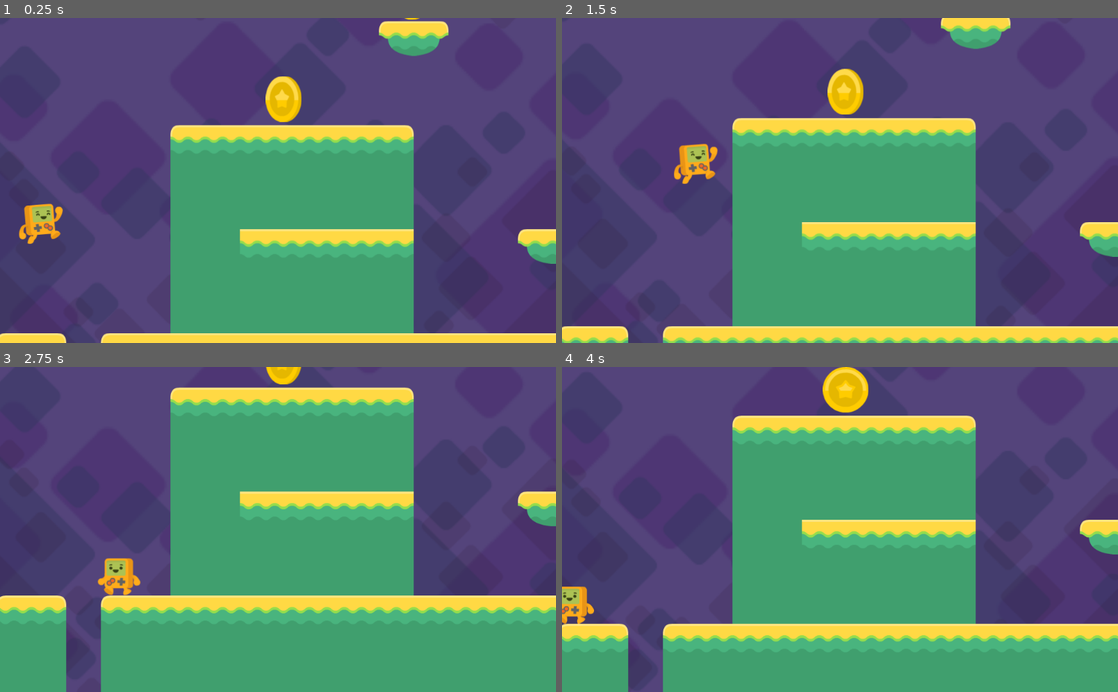
Above: before the commit, frames 1-4 (two rows, left to right).
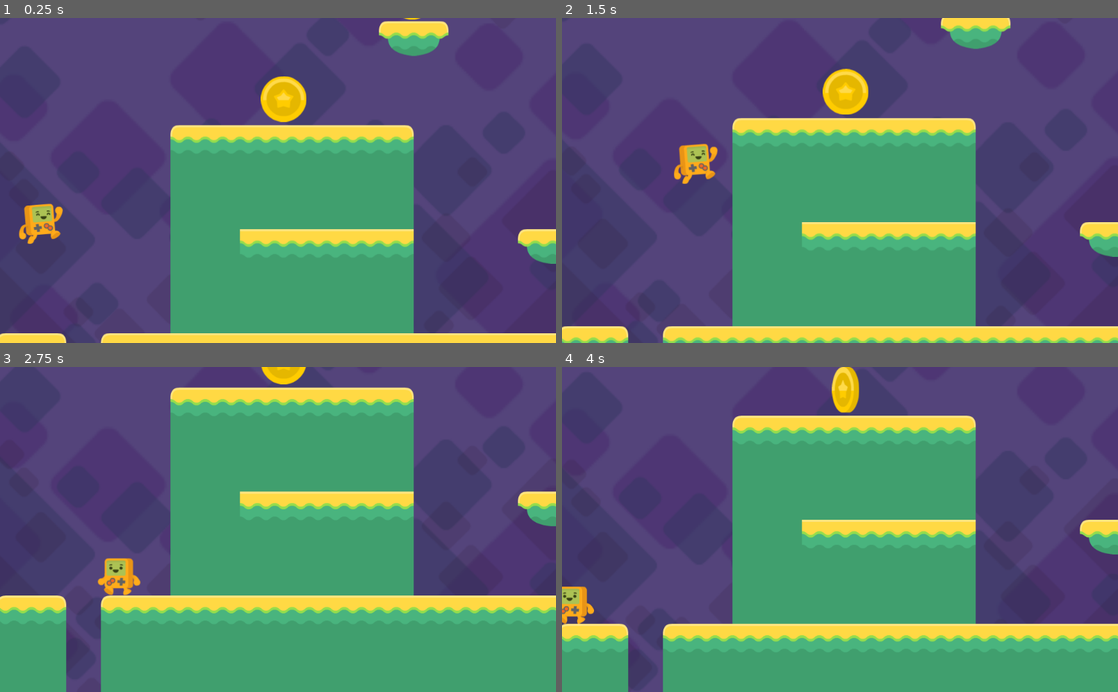
Above: after the commit, the same moments.

Repository: dpensky/godot-platformer-tutorial
Game: Godot game, scene res://Level1.tscn
Same seed, same stepped clock (60 frames per second), same inputs: the game is played once before the commit and once after it.
Inputs:
- Up to frame 1 (0.25 s): no input
- Up to frame 2 (1.5 s): hold Right (right) from 0.53 s (still down); tap Space (jump) at 0.77 s
- Up to frame 3 (2.75 s): tap Space (jump) at 1.52 s; release Right (right) at 2.03 s; hold Left (left) from 2.03 s (still down)
- Up to frame 4 (4 s): keep holding Left (left); tap Space (jump) at 3.02, 3.77 s

The runs differ from the first frame. In frame 1, 0.4% of the frame differs, in the area x 46-76%, y 0-33%; in frame 2, 0.4%; in frame 3, 0.1%; in frame 4, 0.6%, in the area x 46-56%, y 0-15%.

Commit message:
Part 11 (Coin BOUNCE Animation! + Counting Coins to Win)

Diff:
--- a/Player.gd
+++ b/Player.gd
@@ -1,5 +1,6 @@
 extends KinematicBody2D
 
+var coins = 0
 var velocity = Vector2(0,0)
 
 const SPEED = 180
@@ -34,3 +35,10 @@
 
 func _on_Fall_Zone_body_entered(body):
 	get_tree().change_scene("res://Level1.tscn")
+
+
+func add_coin():
+	coins += 1
+	if coins == 3:
+		print_debug("You win!")
+		get_tree().change_scene("res://Level1.tscn")
--- a/coin.gd
+++ b/coin.gd
@@ -6,4 +6,10 @@
 
 
 func _on_coin_body_entered(body):
+	$CollisionShape2D.disabled = true  # dont colide twice
+	$AnimationPlayer.play("bounce")
+	body.add_coin()
+
+
+func _on_AnimationPlayer_animation_finished(anim_name):
 	queue_free()
--- a/coin.tscn
+++ b/coin.tscn
@@ -16,6 +16,23 @@
 [sub_resource type="CircleShape2D" id=2]
 radius = 42.5127
 
+[sub_resource type="Animation" id=3]
+resource_name = "bounce"
+length = 0.4
+step = 0.05
+tracks/0/type = "value"
+tracks/0/path = NodePath("AnimatedSprite:position")
+tracks/0/interp = 1
+tracks/0/loop_wrap = true
+tracks/0/imported = false
+tracks/0/enabled = true
+tracks/0/keys = {
+"times": PoolRealArray( 0, 0.2, 0.4 ),
+"transitions": PoolRealArray( 1, 1, 1 ),
+"update": 0,
+"values": [ Vector2( 0, 0 ), Vector2( 0, -190 ), Vector2( 0, -66 ) ]
+}
+
 [node name="coin" type="Area2D"]
 collision_layer = 0
 script = ExtResource( 4 )
@@ -23,9 +40,14 @@
 [node name="AnimatedSprite" type="AnimatedSprite" parent="."]
 frames = SubResource( 1 )
 animation = "spin"
+frame = 2
 playing = true
 
 [node name="CollisionShape2D" type="CollisionShape2D" parent="."]
 visible = false
 shape = SubResource( 2 )
+
+[node name="AnimationPlayer" type="AnimationPlayer" parent="."]
+anims/bounce = SubResource( 3 )
 [connection signal="body_entered" from="." to="." method="_on_coin_body_entered"]
+[connection signal="animation_finished" from="AnimationPlayer" to="." method="_on_AnimationPlayer_animation_finished"]
Not shown: 1 places in coin.tscn that only renumber resources
